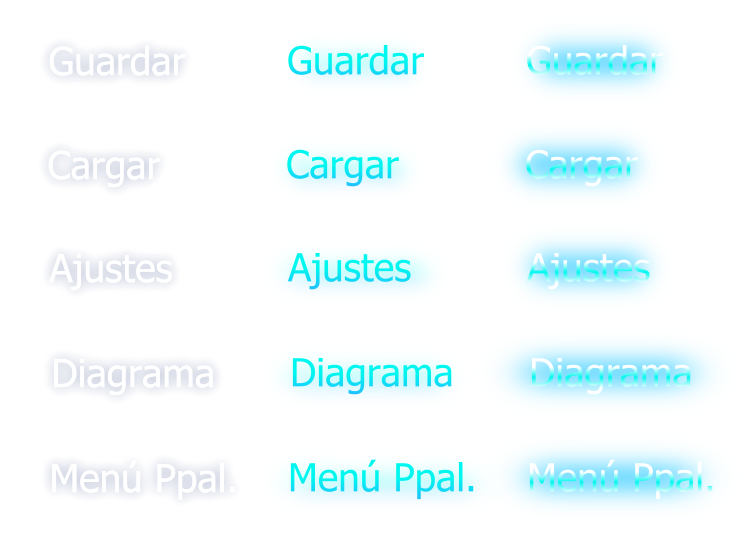
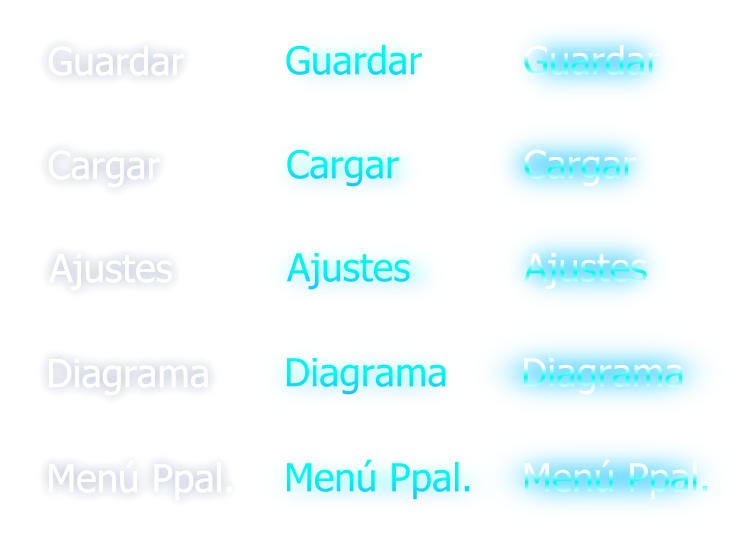
Revision of a layered 752px x 552px image; what changed, layer by layer:
painted on "Gradient" (1st of 10, in "Menú principal" › "Hover") over (39, 241, 704, 507)
painted on "Glow" (2nd of 20, in "Menú principal" › "Hover") over (192, 457, 512, 500)
painted on "Gradient" (2nd of 10, in "Menú principal" › "Glow" › "Group 2") over (39, 366, 726, 494)
painted on "Glow" (4th of 20, in "Menú principal" › "Glow") over (392, 449, 722, 507)
painted on "Gradient" (3rd of 10, in "Diagrama" › "Hover") over (39, 141, 706, 507)
painted on "Glow" (6th of 20, in "Diagrama" › "Hover") over (130, 346, 514, 401)
painted on "Gradient" (4th of 10, in "Diagrama" › "Glow" › "Group 2") over (39, 261, 726, 453)
painted on "Glow" (8th of 20, in "Diagrama" › "Glow") over (384, 342, 726, 453)
painted on "Gradient" (5th of 10, in "Ajustes" › "Hover") over (39, 35, 704, 404)
painted on "Glow" (10th of 20, in "Ajustes" › "Hover") over (286, 253, 512, 349)
painted on "Gradient" (6th of 10, in "Ajustes" › "Glow" › "Group 2") over (286, 156, 697, 348)
painted on "Glow" (12th of 20, in "Ajustes" › "Glow") over (409, 156, 726, 404)
painted on "Gradient" (7th of 10, in "Cargar" › "Hover") over (41, 35, 670, 295)
painted on "Gradient" (8th of 10, in "Cargar" › "Glow" › "Group 2") over (41, 53, 670, 245)
painted on "Glow" (16th of 20, in "Cargar" › "Glow") over (398, 53, 670, 295)
painted on "Gradient" (9th of 10, in "Guardar" › "Hover") over (41, 35, 670, 189)
painted on "Glow" (18th of 20, in "Guardar" › "Hover") over (286, 44, 424, 78)
painted on "Gradient" (10th of 10, in "Guardar" › "Glow" › "Group 2") over (41, 35, 670, 89)
painted on "Glow" (20th of 20, in "Guardar" › "Glow") over (417, 35, 670, 189)
